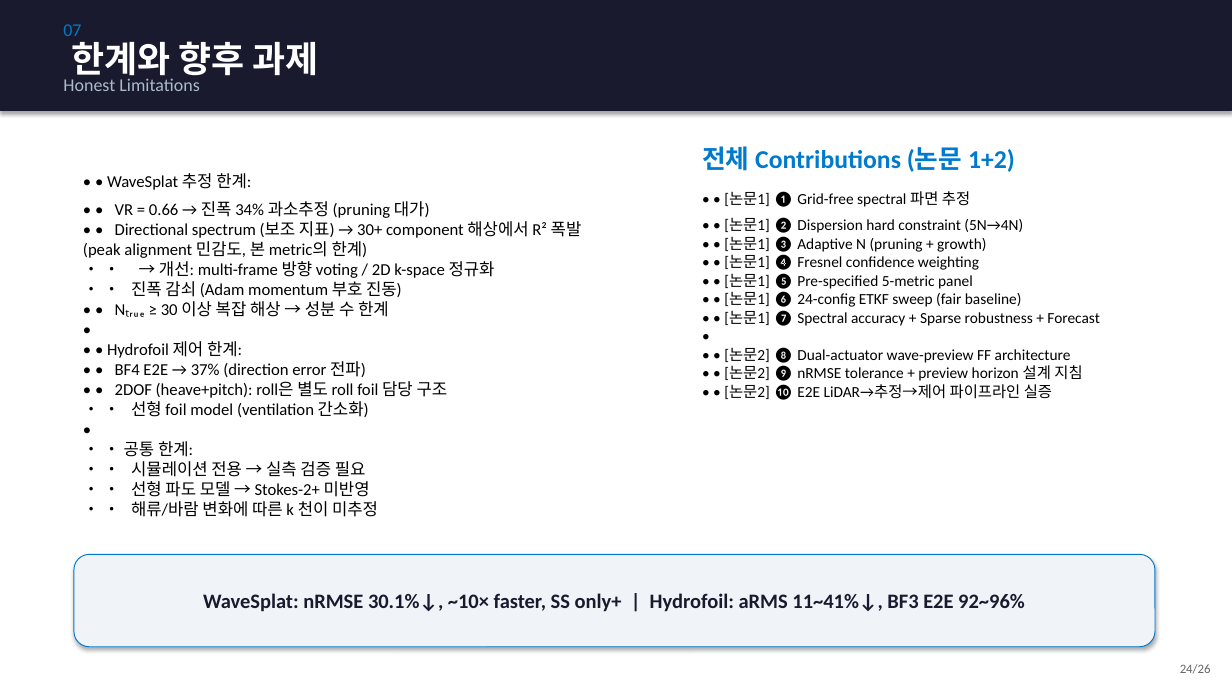
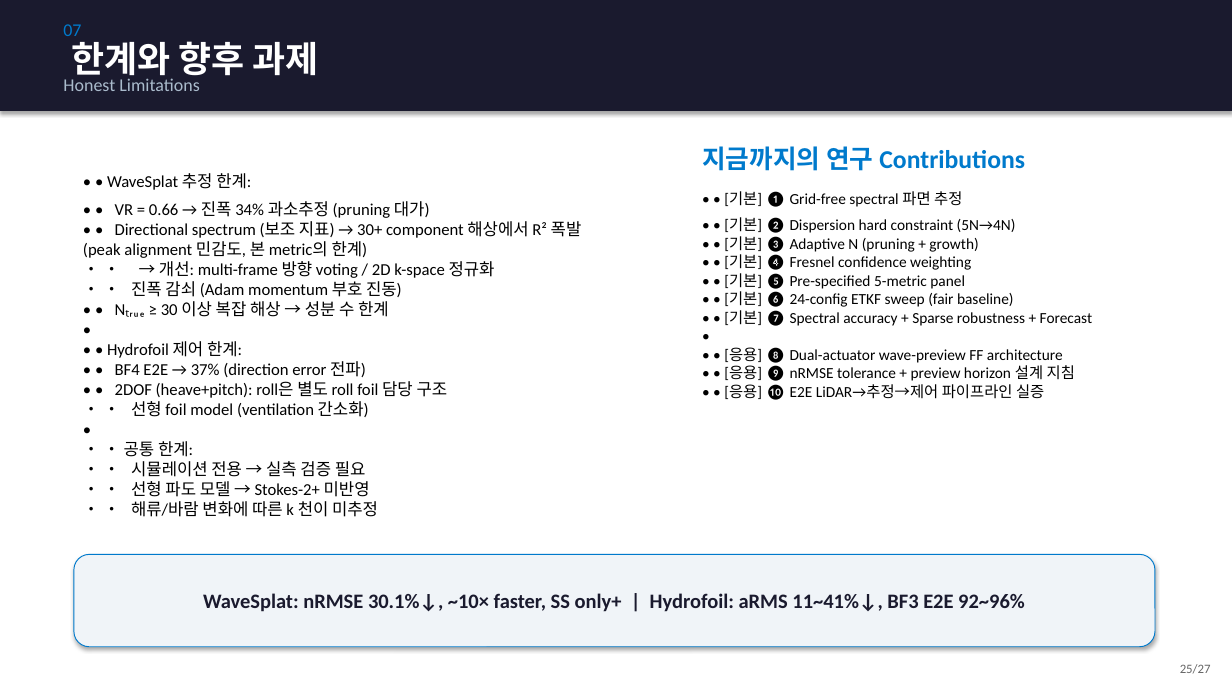
Before and after one commit to SAEYONGPARK94/wavesplat, a slide deck: slide 25 of wavesplat/docs/labmeeting_wavesplat.pptx (slide 24 before the commit). Drawn at 1232x693 pixels with LibreOffice and Linux fonts; fonts in the diff are those of the drawing. Boxes give left, top, right and bottom in pixels: in the first picture for what was removed or moved away, otherwise in the second. Text is boxed around its words. In the diff, an @@ line names an element or a change of style, - is before the commit and + after.

```diff
--- a/wavesplat/docs/labmeeting_wavesplat.pptx
+++ b/wavesplat/docs/labmeeting_wavesplat.pptx
@@ text at (702,146,1025,171): text changed @@
-전체 Contributions (논문 1+2)
+지금까지의 연구 Contributions
@@ text at (724,191,1093,328): text changed @@
-• • [논문1] ❶ Grid-free spectral 파면 추정
-• • [논문1] ❷ Dispersion hard constraint (5N→4N)
-• • [논문1] ❸ Adaptive N (pruning + growth)
-• • [논문1] ❹ Fresnel confidence weighting
-• • [논문1] ❺ Pre-specified 5-metric panel
-• • [논문1] ❻ 24-config ETKF sweep (fair baseline)
-• • [논문1] ❼ Spectral accuracy + Sparse robustness + Forecast
+• • [기본] ❶ Grid-free spectral 파면 추정
+• • [기본] ❷ Dispersion hard constraint (5N→4N)
+• • [기본] ❸ Adaptive N (pruning + growth)
+• • [기본] ❹ Fresnel confidence weighting
+• • [기본] ❺ Pre-specified 5-metric panel
+• • [기본] ❻ 24-config ETKF sweep (fair baseline)
+• • [기본] ❼ Spectral accuracy + Sparse robustness + Forecast
@@ text at (724,347,1075,400): text changed @@
-• • [논문2] ❽ Dual-actuator wave-preview FF architecture
-• • [논문2] ❾ nRMSE tolerance + preview horizon 설계 지침
-• • [논문2] ❿ E2E LiDAR→추정→제어 파이프라인 실증
+• • [응용] ❽ Dual-actuator wave-preview FF architecture
+• • [응용] ❾ nRMSE tolerance + preview horizon 설계 지침
+• • [응용] ❿ E2E LiDAR→추정→제어 파이프라인 실증
@@ text at (1180,664,1211,673): text changed @@
-24/26
+25/27
```
Also in this commit, not shown: 25 other slides changed, 1 slide added, 5 other files.
